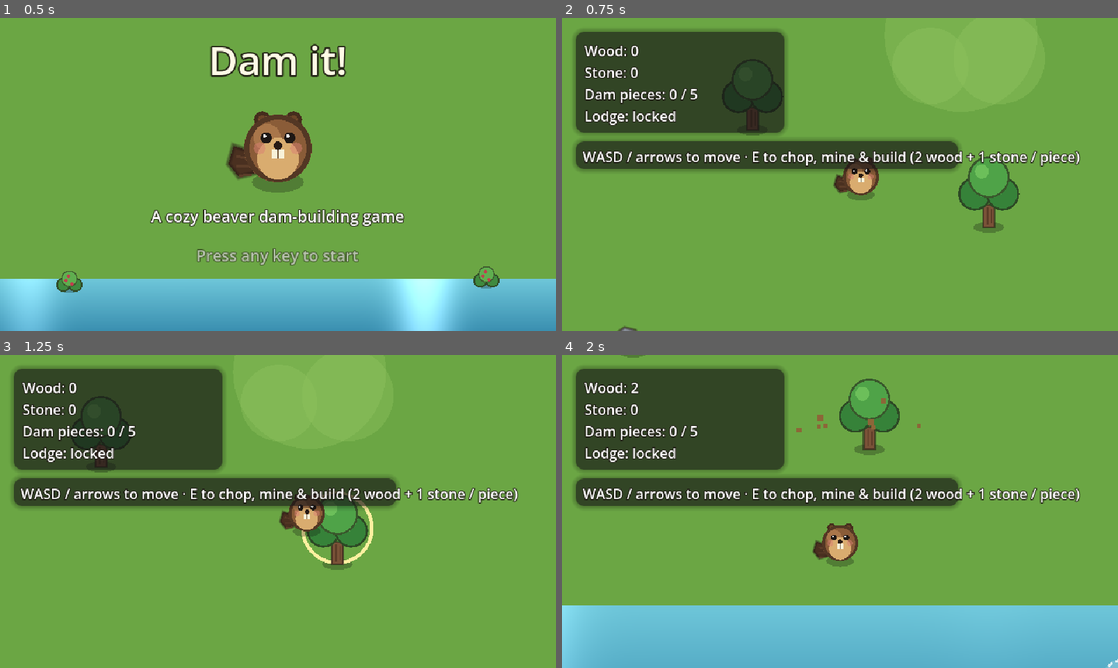
Above: before the commit, frames 1-4 (two rows, left to right).
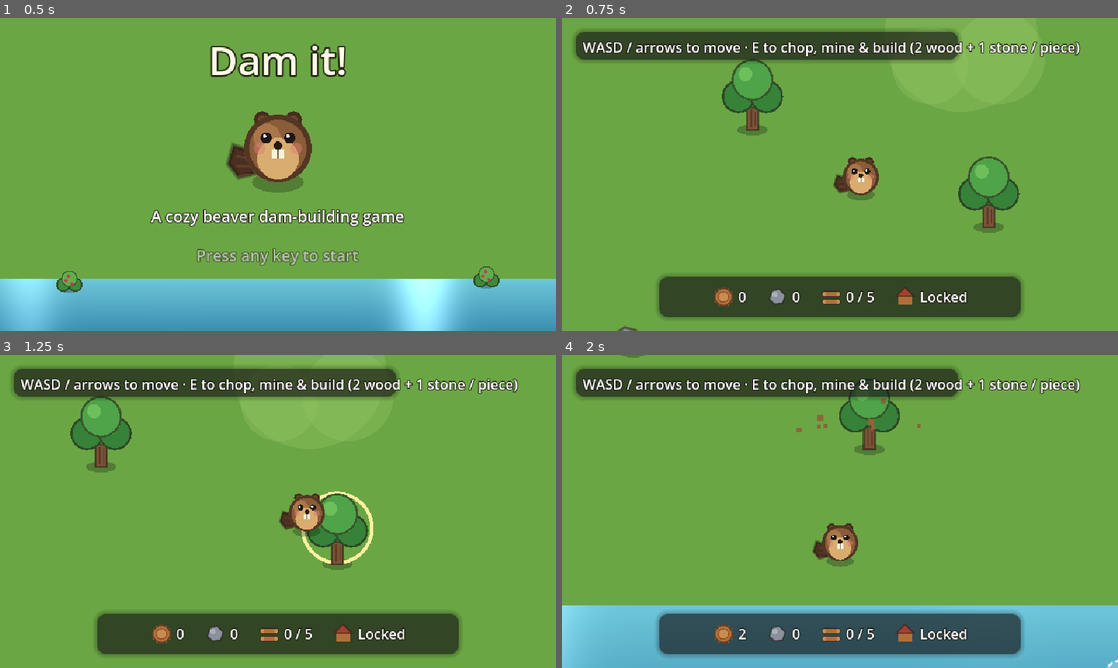
Above: after the commit, the same moments.

Repository: CrowderSoup/dam-it
Game: Godot game, scene res://scenes/ui/title_screen.tscn
Two runs of this game, one before a commit and one after it. Both use one fixed random seed, a clock stepped at 60 frames per second and the inputs below.
Inputs:
- Up to frame 1 (0.5 s): no input
- Up to frame 2 (0.75 s): tap Enter at 0.5 s; hold D (move_right) from 0.53 s (still down); hold E (interact) from 0.53 s (still down)
- Up to frame 3 (1.25 s): keep holding D (move_right); keep holding E (interact); tap Space at 0.77 s
- Up to frame 4 (2 s): release D (move_right) at 1.28 s; release E (interact) at 1.28 s; hold S (move_down) from 1.28 s (still down); tap E (interact) at 1.35 s; tap Space at 1.52 s

Frame 1 is identical in both runs. In frame 2, 30% of the frame differs, in the area x 2-94%, y 3-96%; in frame 3, 30%; in frame 4, 30%, in the area x 2-94%, y 3-97%.

Commit message:
Redesign HUD: icon + count bar along the bottom instead of text labels
Replaces the top-left "Wood: 5 / Stone: 3 / Dam pieces: 2 / 5 / Lodge: 1 / 3"
text block with a bottom-center bar of small hand-drawn icons (matching the
look of the actual world objects - wood is a log end-grain circle, stone a
mini rock cluster, dam progress a tiny log stack, lodge a tiny house) each
paired with just its count/status. New HUDIcon control
(scenes/ui/hud_icon.gd) draws these; hud.tscn/hud.gd wire counts to them
the same way as before, just shorter text ("5" instead of "Wood: 5",
"Locked"/"1 / 3"/"Done!" instead of "Lodge: ...").

The hint banner moved up into the top-left spot the old stats panel used
to occupy; the dam-complete banner shifted to stay clear of it. Purely a
HUD layout change - no gameplay logic touched.

Verified headless (import + full tests/smoke_test.gd suite, unmodified
expectations) and visually via screenshots of the new bottom bar and the
repositioned hint banner.

Co-Authored-By: Claude Sonnet 5 <noreply@anthropic.com>
Claude-Session: https://claude.ai/code/session_019gEuy3hZMpkfR1EVvbAP8s

Diff:
--- a/scenes/ui/hud.gd
+++ b/scenes/ui/hud.gd
@@ -3,10 +3,10 @@
 const HINT_DURATION := 6.0
 const COMPLETE_MESSAGE_DURATION := 6.0
 
-@onready var wood_label: Label = $Margin/VBox/WoodLabel
-@onready var stone_label: Label = $Margin/VBox/StoneLabel
-@onready var dam_label: Label = $Margin/VBox/DamLabel
-@onready var lodge_label: Label = $Margin/VBox/LodgeLabel
+@onready var wood_label: Label = $BottomMargin/ItemsHBox/WoodGroup/WoodLabel
+@onready var stone_label: Label = $BottomMargin/ItemsHBox/StoneGroup/StoneLabel
+@onready var dam_label: Label = $BottomMargin/ItemsHBox/DamGroup/DamLabel
+@onready var lodge_label: Label = $BottomMargin/ItemsHBox/LodgeGroup/LodgeLabel
 @onready var complete_label: Label = $CompleteLabel
 @onready var complete_background: Panel = $CompleteBackground
 @onready var hint_label: Label = $HintLabel
@@ -30,21 +30,21 @@
 	get_tree().create_timer(HINT_DURATION).timeout.connect(hide_hint)
 
 func _on_wood_changed(amount: int) -> void:
-	wood_label.text = "Wood: %d" % amount
+	wood_label.text = str(amount)
 
 func _on_stone_changed(amount: int) -> void:
-	stone_label.text = "Stone: %d" % amount
+	stone_label.text = str(amount)
 
 func _on_dam_progress_changed(built: int, total: int) -> void:
-	dam_label.text = "Dam pieces: %d / %d" % [built, total]
+	dam_label.text = "%d / %d" % [built, total]
 
 func _on_lodge_stage_changed(stage: int) -> void:
 	if GameState.dam_pieces_total == 0 or GameState.dam_pieces_built < GameState.dam_pieces_total:
-		lodge_label.text = "Lodge: locked"
+		lodge_label.text = "Locked"
 	elif stage >= GameState.LODGE_MAX_STAGE:
-		lodge_label.text = "Lodge: complete!"
+		lodge_label.text = "Done!"
 	else:
-		lodge_label.text = "Lodge: %d / %d" % [stage, GameState.LODGE_MAX_STAGE]
+		lodge_label.text = "%d / %d" % [stage, GameState.LODGE_MAX_STAGE]
 
 func _on_dam_completed() -> void:
 	complete_label.show()
--- a/scenes/ui/hud.tscn
+++ b/scenes/ui/hud.tscn
@@ -1,6 +1,7 @@
-[gd_scene load_steps=4 format=3]
+[gd_scene load_steps=5 format=3]
 
 [ext_resource type="Script" path="res://scenes/ui/hud.gd" id="1"]
+[ext_resource type="Script" path="res://scenes/ui/hud_icon.gd" id="2"]
 
 [sub_resource type="StyleBoxFlat" id="1"]
 bg_color = Color(0.1, 0.09, 0.1, 0.55)
@@ -26,56 +27,97 @@
 [node name="HUD" type="CanvasLayer"]
 script = ExtResource("1")
 
-[node name="StatsBackground" type="Panel" parent="."]
-position = Vector2(16, 16)
-size = Vector2(240, 116)
+[node name="BottomBar" type="Panel" parent="."]
+position = Vector2(112, 298)
+size = Vector2(416, 46)
 theme_override_styles/panel = SubResource("1")
 
-[node name="Margin" type="MarginContainer" parent="."]
-position = Vector2(16, 16)
-size = Vector2(240, 116)
-theme_override_constants/margin_left = 10
-theme_override_constants/margin_top = 10
-theme_override_constants/margin_right = 10
-theme_override_constants/margin_bottom = 10
+[node name="BottomMargin" type="MarginContainer" parent="."]
+position = Vector2(112, 298)
+size = Vector2(416, 46)
+theme_override_constants/margin_left = 12
+theme_override_constants/margin_top = 6
+theme_override_constants/margin_right = 12
+theme_override_constants/margin_bottom = 6
 
-[node name="VBox" type="VBoxContainer" parent="Margin"]
-theme_override_constants/separation = 2
+[node name="ItemsHBox" type="HBoxContainer" parent="BottomMargin"]
+alignment = 1
+theme_override_constants/separation = 22
 
-[node name="WoodLabel" type="Label" parent="Margin/VBox"]
+[node name="WoodGroup" type="HBoxContainer" parent="BottomMargin/ItemsHBox"]
+theme_override_constants/separation = 4
+
+[node name="WoodIcon" type="Control" parent="BottomMargin/ItemsHBox/WoodGroup"]
+custom_minimum_size = Vector2(26, 26)
+script = ExtResource("2")
+kind = 0
+
+[node name="WoodLabel" type="Label" parent="BottomMargin/ItemsHBox/WoodGroup"]
+custom_minimum_size = Vector2(0, 26)
 label_settings = SubResource("2")
-text = "Wood: 0"
+vertical_alignment = 1
+text = "0"
 
-[node name="StoneLabel" type="Label" parent="Margin/VBox"]
+[node name="StoneGroup" type="HBoxContainer" parent="BottomMargin/ItemsHBox"]
+theme_override_constants/separation = 4
+
+[node name="StoneIcon" type="Control" parent="BottomMargin/ItemsHBox/StoneGroup"]
+custom_minimum_size = Vector2(26, 26)
+script = ExtResource("2")
+kind = 1
+
+[node name="StoneLabel" type="Label" parent="BottomMargin/ItemsHBox/StoneGroup"]
+custom_minimum_size = Vector2(0, 26)
 label_settings = SubResource("2")
-text = "Stone: 0"
+vertical_alignment = 1
+text = "0"
 
-[node name="DamLabel" type="Label" parent="Margin/VBox"]
+[node name="DamGroup" type="HBoxContainer" parent="BottomMargin/ItemsHBox"]
+theme_override_constants/separation = 4
+
+[node name="DamIcon" type="Control" parent="BottomMargin/ItemsHBox/DamGroup"]
+custom_minimum_size = Vector2(26, 26)
+script = ExtResource("2")
+kind = 2
+
+[node name="DamLabel" type="Label" parent="BottomMargin/ItemsHBox/DamGroup"]
+custom_minimum_size = Vector2(0, 26)
 label_settings = SubResource("2")
-text = "Dam pieces: 0 / 0"
+vertical_alignment = 1
+text = "0 / 0"
 
-[node name="LodgeLabel" type="Label" parent="Margin/VBox"]
+[node name="LodgeGroup" type="HBoxContainer" parent="BottomMargin/ItemsHBox"]
+theme_override_constants/separation = 4
+
+[node name="LodgeIcon" type="Control" parent="BottomMargin/ItemsHBox/LodgeGroup"]
+custom_minimum_size = Vector2(26, 26)
+script = ExtResource("2")
+kind = 3
+
+[node name="LodgeLabel" type="Label" parent="BottomMargin/ItemsHBox/LodgeGroup"]
+custom_minimum_size = Vector2(0, 26)
 label_settings = SubResource("2")
-text = "Lodge: locked"
+vertical_alignment = 1
+text = "Locked"
 
 [node name="HintBackground" type="Panel" parent="."]
-position = Vector2(16, 142)
+position = Vector2(16, 16)
 size = Vector2(440, 32)
 theme_override_styles/panel = SubResource("1")
 
 [node name="HintLabel" type="Label" parent="."]
-position = Vector2(24, 148)
+position = Vector2(24, 22)
 size = Vector2(424, 24)
 label_settings = SubResource("2")
 text = "WASD / arrows to move · E to chop, mine & build (2 wood + 1 stone / piece)"
 
 [node name="CompleteBackground" type="Panel" parent="."]
-position = Vector2(280, 16)
+position = Vector2(140, 60)
 size = Vector2(360, 68)
 theme_override_styles/panel = SubResource("1")
 
 [node name="CompleteLabel" type="Label" parent="."]
-position = Vector2(296, 26)
+position = Vector2(156, 70)
 size = Vector2(328, 48)
 label_settings = SubResource("3")
 text = "Dam complete! The Lodge site
--- /dev/null
+++ b/scenes/ui/hud_icon.gd
@@ -0,0 +1,54 @@
+extends Control
+## A small hand-drawn icon for the bottom HUD bar, echoing the look of the
+## matching world object (wood = log end-grain, stone = rock cluster, dam
+## piece = tiny log stack, lodge = tiny house) so the icon reads at a glance
+## without needing a text label to explain it.
+
+enum Kind { WOOD, STONE, DAM, LODGE }
+
+@export var kind: Kind = Kind.WOOD
+
+func _draw() -> void:
+	var c := size / 2.0
+	match kind:
+		Kind.WOOD:
+			_draw_wood(c)
+		Kind.STONE:
+			_draw_stone(c)
+		Kind.DAM:
+			_draw_dam(c)
+		Kind.LODGE:
+			_draw_lodge(c)
+
+func _draw_wood(c: Vector2) -> void:
+	draw_circle(c, 11.0, Palette.WOOD_MID)
+	draw_arc(c, 10.0, 0, TAU, 20, Palette.OUTLINE, 2.0)
+	draw_circle(c, 6.0, Palette.WOOD_LIGHT)
+	draw_arc(c, 6.0, 0, TAU, 16, Palette.WOOD_DARK, 1.2)
+
+func _draw_stone(c: Vector2) -> void:
+	var main_rock := PackedVector2Array([
+		c + Vector2(-9, 3), c + Vector2(-6, -7), c + Vector2(2, -9),
+		c + Vector2(9, -2), c + Vector2(6, 7), c + Vector2(-3, 8),
+	])
+	DrawUtil.outlined_polygon(self, main_rock, Palette.STONE_MID, 1.5)
+	draw_circle(c + Vector2(-3, -3), 3.0, Palette.STONE_LIGHT)
+
+func _draw_dam(c: Vector2) -> void:
+	for i in 2:
+		var rect := Rect2(c.x - 11.0, c.y - 7.0 + i * 9.0, 22.0, 7.0)
+		var style := StyleBoxFlat.new()
+		style.bg_color = Palette.WOOD_MID
+		style.set_corner_radius_all(3)
+		style.border_color = Palette.OUTLINE
+		style.set_border_width_all(1)
+		style.draw(get_canvas_item(), rect)
+		for end_x in [rect.position.x + 3.0, rect.end.x - 3.0]:
+			draw_circle(Vector2(end_x, rect.position.y + 3.5), 2.2, Palette.WOOD_LIGHT)
+
+func _draw_lodge(c: Vector2) -> void:
+	draw_rect(Rect2(c.x - 8.0, c.y - 1.0, 16.0, 10.0), Palette.WOOD_MID)
+	var roof := PackedVector2Array([
+		c + Vector2(-10, -1), c + Vector2(10, -1), c + Vector2(0, -11),
+	])
+	DrawUtil.outlined_polygon(self, roof, Palette.ROOF, 1.5)
Not shown, added: scenes/ui/hud_icon.gd.uid
